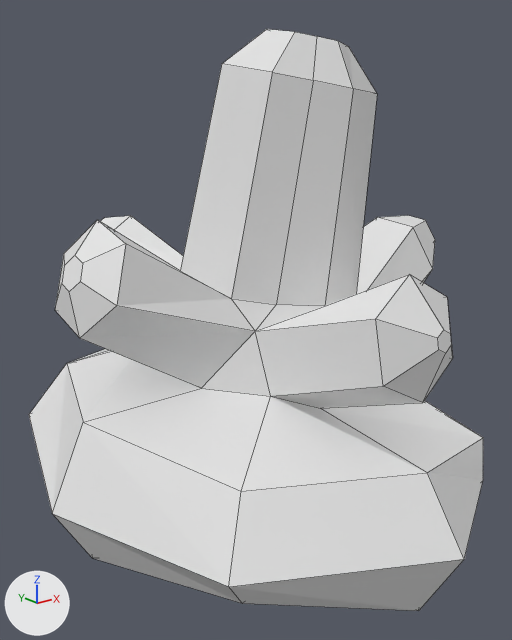
The Blender file Assets/Meshes/TLV/n/tlvnbd_raw_crystal.blend: old version first, new version second.
Camera for both pictures: a 50 mm camera at (-0.21, -0.25, 0.21) aimed at (-0.008, 0.001, 0.109). Arrows for +X, +Y and +Z are at lower left; the lights stay in place. Mesh edges are drawn as thin lines.

The first picture shows 'Kamdida', 'Rock'.
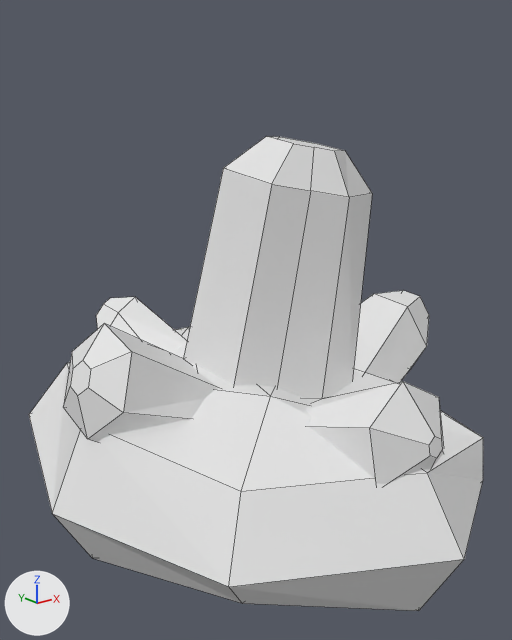
Location of each change, (x1, y1, x2, y2) in pixels of the pictures (512 x 640 px):
'Kamdida', mesh moved
    before: (55, 29, 453, 408)
    after: (64, 136, 444, 484)

The change, as a list of edits to the scene's bpy script:
```text
Change me_circle_002:
    where me_circle_002.from_pydata(...)  # 85 vertices, 77 faces; spans x -0.268..0.296, y -0.268..0.248, z 0.208..0.633
    used by ob_kamdida; parent = ob_tlvnbd_raw_crystal; location = (0.0, 0.0, 0.0); scale = (0.656, 0.656, 0.656)
    me_circle_002 part 1: the whole mesh is moved by (0.0, 0.0, -0.116)
```
